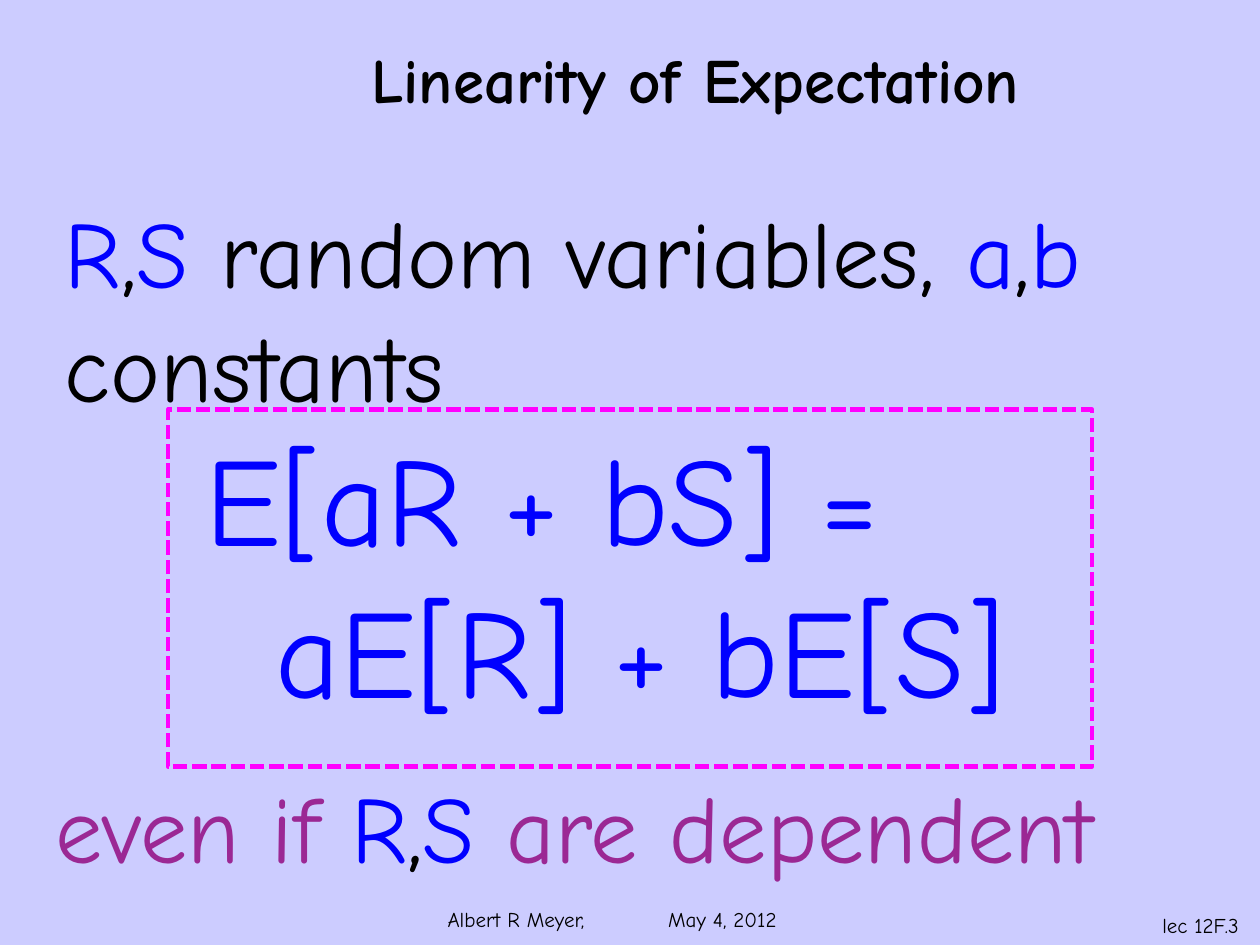
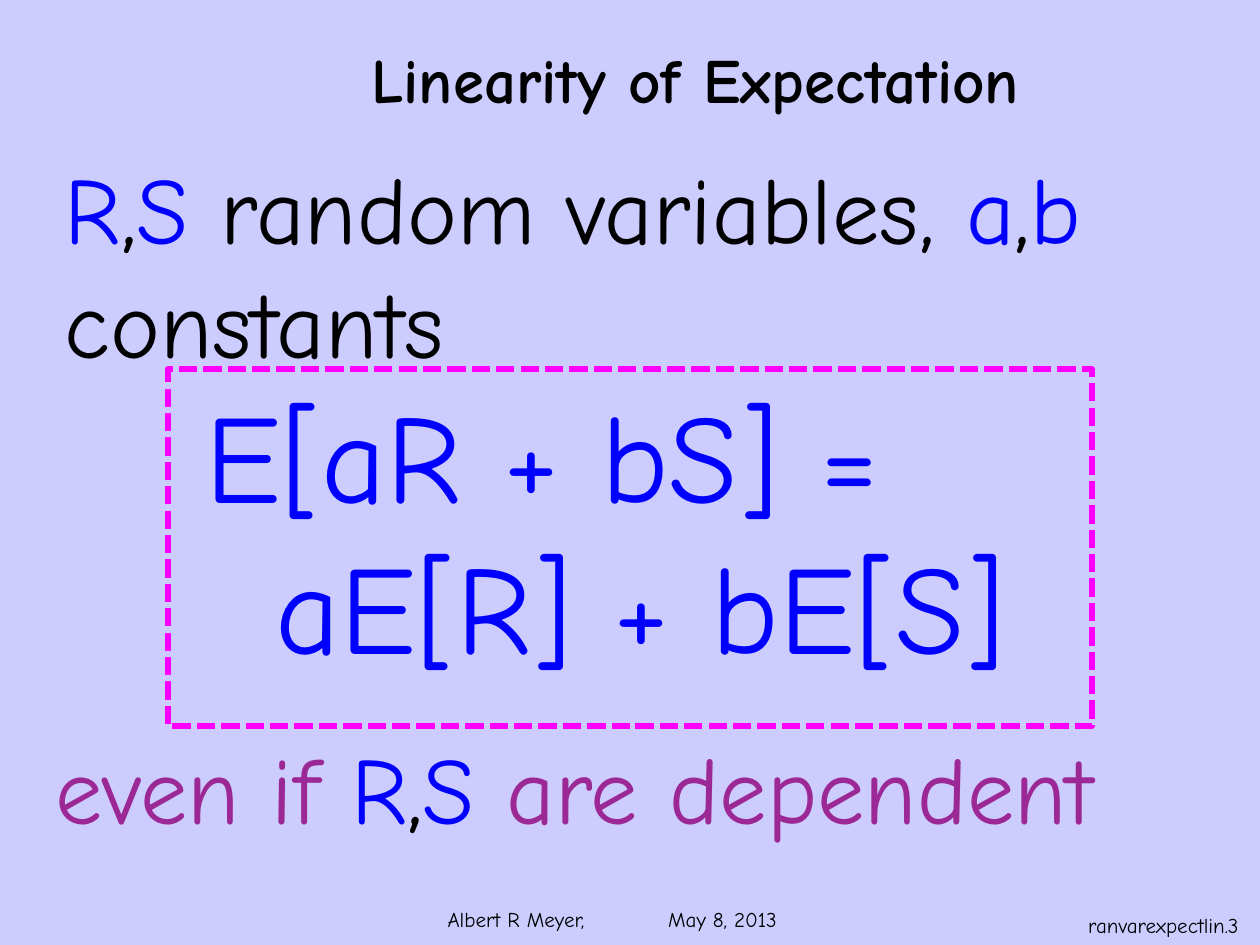
Before and after one commit to armeyer/mcs_web, a slide deck: slide 3 of spring13/slides13/ranvar-expect-linear.pptx. Drawn at 1260x945 pixels with LibreOffice and Linux fonts; fonts in the diff are those of the drawing; background and template pictures are left out. Boxes give left, top, right and bottom in pixels: in the first picture for what was removed or moved away, otherwise in the second. Text is boxed around its words. In the diff, an @@ line names an element or a change of style, - is before the commit and + after.

Commit message:
ranvar slides

```diff
--- a/spring13/slides13/ranvar-expect-linear.pptx
+++ b/spring13/slides13/ranvar-expect-linear.pptx
@@ text "R,S random variables, a,b": place and size @@
-text "R,S random variables, a,b" at (65,223,1081,714)
+text "R,S random variables, a,b" at (65,179,1081,670)
@@ rectangle: place and size @@
-rectangle at (168,410,1091,766)
+rectangle at (168,369,1091,726)
@@ rectangle at (168,369,1091,726): outline #FF00FF 2.75 pt dashed to #FF00FF 3.5 pt dashed @@
@@ text "even if R,S are dependent": place and size @@
-text "even if R,S are dependent" at (55,798,1094,882)
+text "even if R,S are dependent" at (55,759,1094,843)
@@ text at (448,912,777,931): text changed @@
-Albert R Meyer, May 4, 2012
+Albert R Meyer, May 8, 2013
@@ page number at (1088,918,1238,937): text changed @@
-lec 12F.3
+ranvarexpectlin.3
```
Also in this commit, not shown: 14 other slides changed, 6 slides added, 6 other files.
